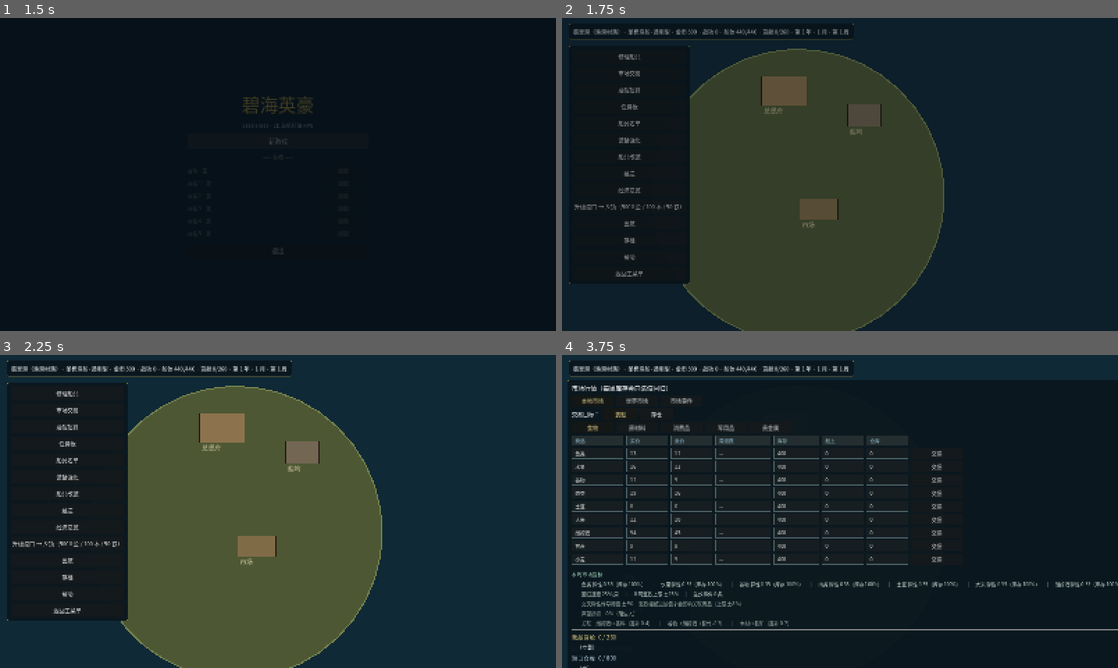
Above: before the commit, frames 1-4 (two rows, left to right).
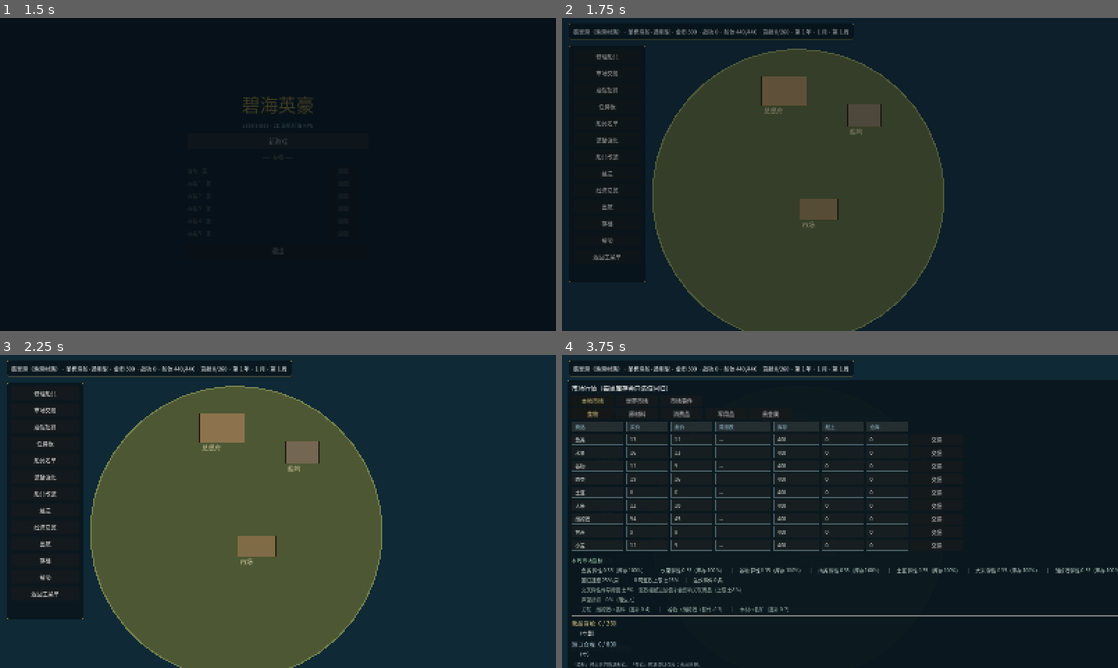
Above: after the commit, the same moments.

Repository: lucifermbbgh/OceanHero
Game: Godot game, scene res://scenes/main.tscn
Same seed, same stepped clock (60 frames per second), same inputs: the game is played once before the commit and once after it.
Inputs (mouse positions are in pixels of both pictures, inside the frame that each line leads up to):
- Up to frame 1 (1.5 s): tap Enter at 0.5 s; move the mouse to (400, 158) at 0.52 s; hold D (steer_right) 0.53-1.25 s; tap B at 0.6 s; click (400, 158) at 0.67 s; tap Space at 0.77 s; click "新游戏" at 1.25 s
- Up to frame 2 (1.75 s): no input
- Up to frame 3 (2.25 s): drag from (166, 527) to (250, 574) at 2.02 s
- Up to frame 4 (3.75 s): click "修理船只" at 2.75 s; click "市场交易" at 3.5 s

Frame 1 is identical in both runs. In frame 2, 4.2% of the frame differs, in the area x 1-23%, y 8-85%; in frame 3, 7.0%; in frame 4, 9.6%, in the area x 1-100%, y 17-100%.

Commit message:
fix(1.1.4): 补齐铁矿商品、合并升级入口、修正建造标题、删除交易目标、智能分配提交量、岛屿全商品、工坊生产表
- 新增 data/commodities/iron_ore.tres（铁矿），修复建造界面显示原始 id
- 删除旧「升级港口」按钮，统一由建造面板承担
- 建造标题前缀修正为「翡翠」，不再出现「翡翠港港村」
- 删除市场「交易目标：装船/存仓」一行
- 提交弹窗改为智能分配：船上优先、仓库补足、不超各自可用
- 岛屿市场改为展示全部 28 种商品
- 基地建设面板新增「工坊生产」表（配方/成品/可否生产）
- 版本号 1.1.4；单元 66 + 集成 646 全绿

Diff:
--- /dev/null
+++ b/data/commodities/iron_ore.tres
@@ -0,0 +1,12 @@
+[gd_resource type="Resource" format=3]
+
+[ext_resource type="Script" path="res://scripts/data/commodity_def.gd" id="1_x"]
+
+[resource]
+script = ExtResource("1_x")
+id = &"iron_ore"
+display_name = "铁矿"
+category = &"raw"
+base_price = 20
+volume = 0.6
+legal = true
--- a/project.godot
+++ b/project.godot
@@ -15,7 +15,7 @@
 run/main_scene="res://scenes/main.tscn"
 config/features=PackedStringArray("4.7", "GL Compatibility")
 config/icon="res://icon.svg"
-config/version="1.1.3"
+config/version="1.1.4"
 [autoload]
 
 EventBus="*res://scripts/core/event_bus.gd"
--- a/scripts/base/base_scene.gd
+++ b/scripts/base/base_scene.gd
@@ -133,7 +133,7 @@
 	if GameState.home_port_tier >= 3:
 		_action_button(vb, "银行", _toggle_bank)
 		_action_button(vb, "黑市", _toggle_black)
-	_action_button(vb, _port_upgrade_label(), _do_upgrade_port)
+
 	_action_button(vb, "出航", _set_sail)
 	_action_button(vb, "存档", _toggle_save)
 	_action_button(vb, "帮助", _toggle_help)
@@ -565,26 +565,6 @@
 		_rebuild_events_tab()
 		return
 
-	# 交易目标页签：买入存到哪 / 卖出从哪拿
-	var tab_row := HBoxContainer.new()
-	tab_row.add_theme_constant_override("separation", 8)
-	market_list.add_child(tab_row)
-	var tl := Label.new()
-	tl.text = "交易目标："
-	tl.custom_minimum_size = Vector2(84, 0)
-	tab_row.add_child(tl)
-	var b_ship := Button.new()
-	b_ship.text = "装船" if market_target == "ship" else "装船"
-	b_ship.custom_minimum_size = Vector2(96, 34)
-	b_ship.modulate = Color(1.0, 0.92, 0.6) if market_target == "ship" else Color(1, 1, 1)
-	b_ship.pressed.connect(func(): _toggle_market_target("ship"))
-	tab_row.add_child(b_ship)
-	var b_wh := Button.new()
-	b_wh.text = "存仓"
-	b_wh.custom_minimum_size = Vector2(96, 34)
-	b_wh.modulate = Color(1.0, 0.92, 0.6) if market_target == "warehouse" else Color(1, 1, 1)
-	b_wh.pressed.connect(func(): _toggle_market_target("warehouse"))
-	tab_row.add_child(b_wh)
 	# 商品大类页签
 	var catrow := HBoxContainer.new()
 	catrow.add_theme_constant_override("separation", 8)
@@ -1569,6 +1549,38 @@
 		int(prod.get("timber", 0)), int(prod.get("iron", 0)),
 		int(prod.get("grain", 0)), int(prod.get("saltpeter", 0)),
 	], 520, Color(0.6, 0.8, 0.65)))
+
+	# 工坊生产
+	var lv_ws := GameState.building_level(&"sawmill")
+	_yard_title_to(build_list, "工坊生产（每周上限 %d 批）" % maxi(1, lv_ws))
+	var head_prod := HBoxContainer.new()
+	head_prod.add_theme_constant_override("separation", 8)
+	build_list.add_child(head_prod)
+	for spec in [["产成品", 160], ["配方", 320], ["仓库成品", 120], ["状态", 160]]:
+		head_prod.add_child(_cell_box(String(spec[0]), int(spec[1]), Color(0.62, 0.78, 0.85), true))
+	for cid3 in GameState.RECIPES.keys():
+		var rec3: Dictionary = GameState.RECIPES[cid3]
+		var cd3: Resource = DataRegistry.get_commodity(cid3)
+		if cd3 == null:
+			continue
+		var in_parts: Array = []
+		var can_make := true
+		for m3 in rec3.get("in", {}).keys():
+			var md3: Resource = DataRegistry.get_commodity(m3)
+			var nm3: String = String(md3.display_name) if md3 != null else String(m3)
+			var need3 := int(rec3["in"][m3])
+			var have3 := int(GameState.warehouse.get(m3, 0))
+			in_parts.append("%s×%d（有%d）" % [nm3, need3, have3])
+			if have3 < need3:
+				can_make = false
+		var row3 := HBoxContainer.new()
+		row3.add_theme_constant_override("separation", 8)
+		build_list.add_child(row3)
+		row3.add_child(_cell_box(String(cd3.display_name), 160))
+		row3.add_child(_cell_box(" + ".join(in_parts), 320, Color(0.75, 0.8, 0.72)))
+		row3.add_child(_cell_box(str(int(GameState.warehouse.get(cid3, 0))), 120))
+		row3.add_child(_cell_box("可生产" if can_make else "原料不足", 160,
+			Color(0.55, 0.9, 0.6) if can_make else Color(0.9, 0.55, 0.5)))
 
 	# 并行升级（独立计时）
 	_yard_title_to(build_list, "并行升级（每座独立计时）")
@@ -2297,7 +2309,7 @@
 	for c in construct_list.get_children():
 		c.queue_free()
 	var tier := GameState.home_port_tier
-	var prefix := "翡翠港"
+	var prefix := "翡翠"
 	var next_tier := mini(3, tier + 1)
 	_yard_title_to(construct_list, "建造 · %s → %s" % [
 		GameState.town_name(prefix, tier), GameState.town_name(prefix, next_tier)])
@@ -2374,15 +2386,18 @@
 	var row1 := HBoxContainer.new()
 	vb.add_child(row1)
 	row1.add_child(_lbl("船上提交", 110))
+	# 自动分配：船上优先，不足部分由仓库补足，且都不超过各自可用量
+	var auto_ship := mini(in_ship, need)
+	var auto_wh := mini(in_wh, maxi(0, need - auto_ship))
 	var e1 := LineEdit.new()
-	e1.text = str(mini(in_ship, need))
+	e1.text = str(auto_ship)
 	e1.custom_minimum_size = Vector2(120, 30)
 	row1.add_child(e1)
 	var row2 := HBoxContainer.new()
 	vb.add_child(row2)
 	row2.add_child(_lbl("仓库提交", 110))
 	var e2 := LineEdit.new()
-	e2.text = "0"
+	e2.text = str(auto_wh)
 	e2.custom_minimum_size = Vector2(120, 30)
 	row2.add_child(e2)
 	add_child(dlg)
--- a/scripts/sea/sea_scene.gd
+++ b/scripts/sea/sea_scene.gd
@@ -553,10 +553,14 @@
 			inv_hb.add_child(dep_btn)
 		inv_hb.add_child(ab)
 
-	var max_stock := int(TIER_STOCK.get(tier, 40))
-	var goods: Array = [&"grain", &"timber"]
-	if sp_res != null:
-		goods.append(sp_id)
+	var max_stock := 400
+	# 岛屿市场：展示全部商品（特产价另有加成）
+	var goods: Array = []
+	for cat in GameState.CATEGORIES:
+		for gid2 in GameState.commodities_of(cat):
+			goods.append(gid2)
+	if goods.is_empty():
+		goods = [&"grain", &"timber"]
 	for cid in goods:
 		var c: Resource = DataRegistry.get_commodity(cid)
 		var stock := GameState.ensure_stock(pid, cid, max_stock)
--- a/tests/integration/run.gd
+++ b/tests/integration/run.gd
@@ -27,6 +27,7 @@
 	await _test_exchange()
 	await _test_cross_port()
 	await _test_quest_board()
+	await _test_v114_fixes()
 	await _test_v113_polish()
 	await _test_v112_parallel()
 	await _test_v111_ui()
@@ -639,6 +640,28 @@
 func _physics_wait(n: int) -> void:
 	for i in range(n):
 		await get_tree().physics_frame
+
+# ---------------- 1.1.4 试玩反馈修复 ----------------
+func _test_v114_fixes() -> void:
+	print("\n[1.1.4 修复]")
+	GameState.reset_new_game()
+	# 铁矿商品存在
+	var iron: Resource = DataRegistry.get_commodity(&"iron_ore")
+	_ok(iron != null, "铁矿商品已存在")
+	if iron != null:
+		_ok(String(iron.display_name) == "铁矿", "铁矿名称正确", String(iron.display_name))
+	# 商品总数（27 + 铁矿 = 28）
+	_ok(GameState.all_commodities().size() >= 28, "商品总数 ≥ 28",
+		str(GameState.all_commodities().size()))
+	# 建造需求里的材料都能查到名字
+	var need: Dictionary = GameState.build_need(1)
+	var all_named := true
+	for m in need.keys():
+		if String(m) == "gold":
+			continue
+		if DataRegistry.get_commodity(m) == null:
+			all_named = false
+	_ok(all_named, "建造材料均有商品定义")
 
 # ---------------- 1.1.3 打磨与平衡 ----------------
 func _test_v113_polish() -> void:
Not shown, changed: data/manifest.txt
Binary file added: docs/screenshots/51-world-military.png
Not shown, added: docs/版本文档/1.1.4-升级说明.md
Not shown, changed: docs/版本文档/版本规划.md
